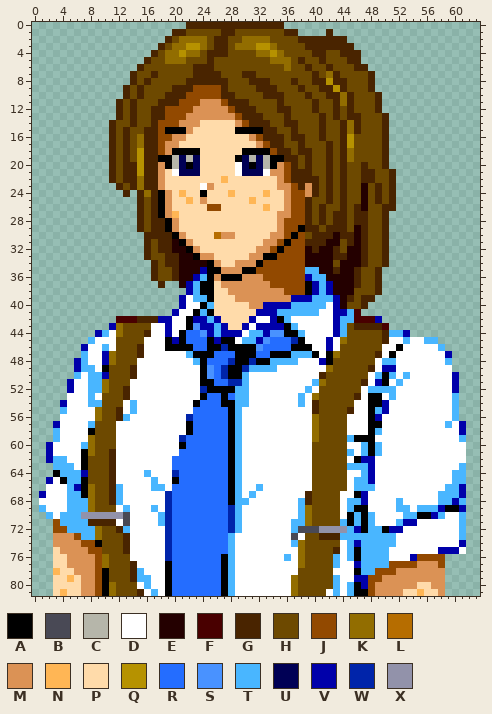
Pixel-art file, stored at src/testrom/res/_ignore/de_detective3_klein.aseprite. The first picture shows the starting point.
64x82 pixels, 1 frame.
Visible layers, top first: "Hoofd+Haar+Nek/Haar", "Hoofd+Haar+Nek/Hoofd", "Hoofd+Haar+Nek/Nek", "Bretels", "Stropdas", "Blouse/Bretelsvouwen_blouse blauw", "Blouse/Stropdasvouwen blauw", "Blouse/Blouse Blauw", "Lichaam".
Palette (. is transparent): A #000000  B #494955  C #b6b6aa  D #ffffff  E #240000  F #490000  G #492400  H #6d4900  J #924900  K #926d00  L #b66d00  M #db9255  N #ffb655  P #ffdbaa  Q #b69200  R #246dff  S #4992ff  T #49b6ff  U #000055  V #0000aa  W #0024aa  X #9292aa
Pixels before (only the part around the change), first column x 0:
24 .............G.GKGAMPNPPAPPPNPPPPNPPMJJMGHGHGHHEHGHG............
25 ...............GHGAMPPNPMPPPPPPNPPPPMJJGHHGHGHHEHGHG............
26 ...............GHGAMPPPPPJJPPPPPPNPPMJJGHGHHGHGEHHGG............
27 ...............GHGAMNPPPPPPPPPPPPPPMMJJGHGHGGHGGHHG.............
28 ...............GHGGAMPPPPPPPPPPPPPPMJJJGHGHGGHGGHHG.............
29 ...............GHGGAMPPPPPPPPPPPPPPMJJAGGHGGGHEGHHG.............
30 ................GGGGAMPPPPLMMPPPPPMMJAJHGGGEGGEGHHG.............
31 ................GHGGEAMPPPPPPPPPPMMJAJJGGGEEHGEGHHG.............
32 ................GHGGEEAMPPPPPPPPMMJAJJJEGEEGHEEGHHG.............
33 ................GHHGGEEAMMPPPPPMMAAJJJJEEEEGGEEGHHG.............
34 .................GHGGEEEEAMPPMMMAJJJJJJEEEEHEEEGHHG.............
35 .................GHHGEEEVAAMMMAAJJJJJJJTTEEGEEGHHG..............
36 .................GHHGEEVTAMAAAMMMJJJJJJVTTEEEEGHHG..............
37 ..................G..EVTAAPMMMMMMMJJJJJAVTVEEEGHHG..............
38 ......................VTAAPPMMMMMMMMJJJAVTVEEEHHHG..............
39 .....................VDTTAPPPMMMMMMMMVVVTTTVEGHGG...............
40 .....................VDDATPPPPPMMVVVVTTTTTDVEHHG................
41 ....................VDDATAPPPPPPVVVTTTTTTDDVVTF.................
42 ............FFFGGGVVDDAVVTVPPPPVDDVATDDDDDDVTTFFFV..............
43 ...........VKHHHHDDVDDASVVTVPPVDVVVVATDDDDDVTHGGGGF.............
44 .........VTDKHHHGDDVDARRSVTVVVDTTVSSAATDDDDVTHHHHHGTTV..........
45 ........TDDDHHHHDDDAVARRRAVAADTTVSRRRWADDDVDKHHHHHGDDTDDTT......
46 .......VDDTDHHHGDDDAAAARRAAWAAAASRRRRAAADDVDHHHHHHDDADDDDDT.....
47 .......TDDVKHHHGDDDDDDTAAARRRAAARRAAATTTADAKHHHHHGDADDDDDDDV....
48 ......VTDDVKHHHDDDDDDDDTARRRWAAWAATTTTDDDVAHHHHHHDTTDDDDDDDT....
49 ......VTTDAHHHGDDDDDDDDDASRWAAWTTTTDDDDDDDKHHHHHGDVVDDDDDDDD....
50 ......TDTTVHHHGDDDDDDDDDASRWAATDDDDDDDDDDGHHHHHHDTATDTDDDDDDV...
51 .....VDDTTKHHHDDDDDDDDDDAARRWWTDDDDDDDDDTKHHHHHGDVADTDDDDDDDV...
52 .....VDDTTKHHGDDDDDDDDDDWAAAATTDDDDDDDDTDHHHHHHDTTTTDDDDDDDDV...
53 .....DDDTDHHHGDDDDDDDDDDARRARTTDDDDDDDTDKHHHHHGDAADTDDDDDDDDT...
54 ....VDDDTTHHHDTDDDDDDDDARRRAATTDDDDDDDTDGHHHHHDDAAVDDDDDDDDDT...
55 ....TDDDDKHHGDTDDDDDDDDRRRRRATDDDDDDDDDDGHHHHGDDATVDDDDDDDDDT...
56 ....DDDDDKHHGTDDDDDDDDWRRRRRATDDDDDDDDDDKHHHHDDDAVDDDDDDDDDDT...
57 ...VDDDDTHHHDDDDDDDDDDARRRRRATDDDDDDDDDDKHHHHDDDAADDDDDDDDDTDV..
58 ...TDDDDAHHHDDDDDDDDDDARRRRRATDDDDDDDDDDKHHHHDDDATDDDDDDDDDDDV..
59 ...TDDDDKHHHDDDDDDDDDWRRRRRRATDDDDDDDDDDKHHHHTAAADDDDDDDDDDDDT..
60 ..VDDDDTKHHHDDDDDDDDDARRRRRRATDDDDDDDDDDHHHHHDDTATDDDDDDDDDDDD..
61 ..VDDDDAKHHGDDDDDDDDDRRRRRRRATDDDDDDDDDDHHHHHTDTATDDDDDDDDDDDD..
62 ..VTTDDAHHHGDDDDDDDDRRRRRRRRATDDDDDDDDDDHHHHHDAVVDDDDDDDDDDDDD..
63 ...TTTDAHHHGDDDDDDDDRRRRRRRRATDDDDDDDDDDHHHHHTTTVDDDDDDDDDDDDT..
64 ...ATTTVHHHGDDDDTDDDWRRRRRRRATDDDDDDDDDDHHHHHDDTVDDDDDDDDDDDTT..
65 ..VDATTAHHHGDDDDDTDDARRRRRRRATDDDDDDDDDDHHHHHDTTVDDDDDDDDDDDTT..
66 ..DDDTVAKHHGTDDDDTTDRRRRRRRRATDDTDDDDDDDHHHHHDTTTDDDDDDDDDDTTV..
67 .VDDDTTAKHHGTDDDDDDWRRRRRRRRATDTDDDDDDDGHHHHDDAVDDDDDDDDDDTTTV..
68 .DDDDTTTKHHGTDDDDDDWRRRRRRRRATTDDDDDDDTGHHHHDTTVDDDDTDDDDDTTVT..
69 .TDDDTTTKHHHDTDDDTDWRRRRRRRRWTDDDDDDDDTKHHHHDTAADDDDTTDTTTVAAV..
70 ..TDTTTXXXXXXBDDDDTWRRRRRRRRWTDDDDDDDDTKHHHHDATATDDDDTTAAVTDDT..
71 ...JTTTTGGGGDBDDDDTWRRRRRRRRWTDDDDDDDTTKHHHHTATATDDDTVVDDDDDDT..
72 ...JJTTTTKHHGTDDDDDWRRRRRRRRWTDDDDDDDTBBBXXXXTVATTAVVDDDDDDDDT..
73 ...MMMJTTKHHHGDDDDDWRRRRRRRRTDDDDDDDDBDHHGGGTTTTTTTTDDDDDDDDDT..
74 ...MMMMJJAHHHGDDDDDWRRRRRRRRTDDDDDDDDTKHHHHHDTVTTTTTDDDDDDDDDV..
75 ...PMMMMJJHHHGDDDDDWRRRRRRRRTDDDDDDDDDKHHHHGDTATTTTDDDDDDDVVVD..
76 ...PPMMMMJKHHHDDDDDWRRRRRRRATDDDDDDDTDKHHHHTDTATTTTDDDVJJJJ.....
77 ...PPMMMMJKHHHGDDDDARRRRRRRATDDDDDDDDDKHHHHTDDVTTTTJJJJMMMJ.....
78 ...NPPMMMJAHHHGTDDDARRRRRRRATDDDDDDDDDHHHHHDDDATTJJJMMMMMMM.....
79 ...PPNPMMJAHHHGTTDDARRRRRRRATDDDDDDDDKHHHHHTDDVVJJMMMMMMMMM.....
80 ...PPPPMMJAKHHHDTDDARRRRRRRATDDDDDDDDKHHHHHTDTAVJMMMMMMPPMM.....
81 ...PNPPMMJAKHHHGDTDARRRRRRRATDDDDDDDDKHHHHDTDTAAJMMMMPPNPPM.....
Once edited:
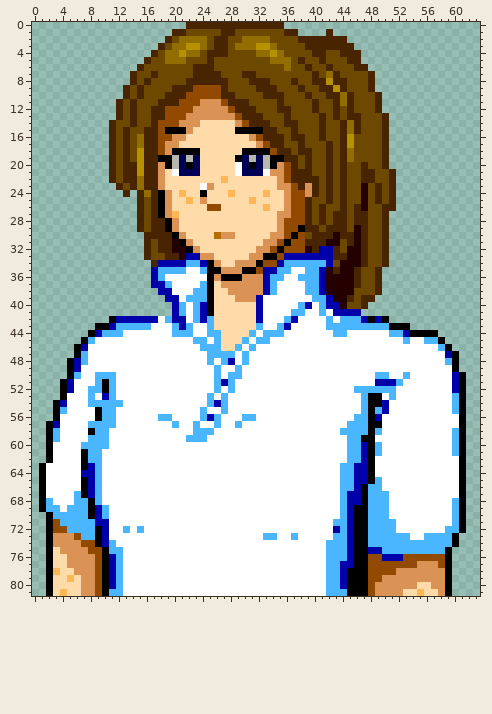
The exact change:
layer "Blouse/Polo Blauw" added
layer "Blouse/Blouse Blauw" now hidden
layer "Blouse/Stropdasvouwen blauw" now hidden
layer "Blouse/Bretelsvouwen_blouse blauw" now hidden
layer "Hoge kraag #1" added
layer "Stropdas" now hidden
layer "Bretels" now hidden
layer "Hoge kraag #2" added
Changed rows in their new state; - is an unchanged pixel.
first column x 1:
32 ----------------------------------------VV-------------------
33 ---------------------VV------------VVVVVVV-------------------
34 -----------------VVVVTTV----------VTTTTTTV-------------------
35 ----------------VTTTTDDT--------VVTTDD--V--------------------
36 ----------------VTDDDDDD--------VTTDDTT-V--------------------
37 ----------------VVTDDDDT--------VTDDDDTTVE-------------------
38 -----------------VVDDD-T--------VTDDDDTTVE-------------------
39 ------------------VVDT---------VDDDDDDD--VE------------------
40 -------------------VT-TVA-----PVDDDDD-VD-V-------------------
41 --------------------T-TV--------DDDD--DDT---VV---------------
42 ----------AVVVVVVDTVVDT--P----PV-DD-V----TD--TVA-A-----------
43 --------AA-TTTTT--DTVTDDTPP--PPTDDTVD----TT-TTTTTTAAA--------
44 -------A--TTDDDD--DTTTDDT-PPPP-DTTTDDD----T-DDDDDD---AAAA----
45 ------A----DDDD---DDDDTTDTPPP-DTTDDDDD---D-DDDDDDD-------A---
46 -----A---D-DDDD---DDDDDTTTPPTDTDDDDDDDD--D-DDDDDD--D------A--
47 -----A---DDDDDD------DDDTTTTDTDDDDDDDDDD-DDDDDDDD-D--------A-
48 ----A----DDDDD--------DDTDTVDTDDDDDDD---DDDDDDDD-DD--------A-
49 ----A-DD-DDDDD---------DDTDDTDDDDD-------DDDDDDD-DD--------A-
50 ----A--D-TTDDD---------DDTDTTD----------DDDDDDD--TD---------A
51 ---A---D-ATDD----------DDTVTDD---------DDDDDDDD--VV---------A
52 ---A-----ATDD----------DDTDTDD--------D-DDDDDTT-------------A
53 ---A-----VTDD----------DTDTDDD-------D-DDDDDDDT-------------A
54 --A------TTT-D--------DDTVTDDD-------D-DDDDDD-T-------------A
55 --A-----ATTD-D--------DTDDTDD----------DDDDDD-T-------------A
56 --A-----ATTDD----TT--DDTVTDDDTT--------DDDDD-TT------------DA
57 -A------TTT--------T-DTDDTDD-----------DDDDDTTT-----------D-A
58 -A------TTD----------DTTTDDDD----------DDDDTTTT------------TA
59 -A-----TTTD---------DTTTDDDDD----------DDDDD-T-------------TA
60 -A-----TTTD---------DDDDDDDDD----------DDDDDTTV------------TA
61 -A-----TTDD---------DDDDDDDDD----------DDDDD-TV------------TA
62 -ADD---TTDD--------DDDDDDDDDD----------DDDDDTT-A------------A
63 ADDDD--VTDD--------DDDDDDDDDD----------DDDDT-VVA------------A
64 ADDDDD-VTDD----D---DDDDDDDDDD----------DDDDTTVVA-----------DA
65 AD-DDD-VTDD-----D--DDDDDDDDDD----------DDDDTTVVAT----------DA
66 A---DD-VTDDD----DD-DDDDDDDDDD--D-------DDDDTTVA-T---------DDA
67 A---D--VTDDD------DDDDDDDDDDD-D-------DDDDDTVVATTT-------DDDA
68 AT--D--ATDDD------DDDDDDDDDDDD-------DDDDDDTVVATTT-D-----DDTA
69 ATT----AVTD-D---D-DDDDDDDDDDD--------DDDDDDTV--TTT-DD-DDDDDTA
70 -AT---TAVTDDD----DDDDDDDDDDDD--------DDDDDDTVA--TT--DDDDDD-TA
71 -A-----TVVD-D----DDDDDDDDDDDD-------DDDDDDT-VA--TTTDDD-----TA
72 -A------AVDD--T---DDDDDDDDDDD-------DDDDDDVTVA---TTD------TTA
73 -A------AVDDD-----DDDDDDDDDD----TT--T-DDDDT-VAA----TT--TTTTA.
74 -A-------VTDD-----DDDDDDDDDD--------DDDDDTTTVAA----TTTTTTTTA.
75 -A-------ATTD-----DDDDDDDDDD---------DDDDTTTV-AVV-TTTTTTTTA..
76 -A-------AVTD-----DDDDDDDDDD-------D-DDDDT-TV-AJJVVVJJ----A--
77 -A-------AVTDD----DDDDDDDDDD---------DDDDT-VVAAJJJ--------A--
78 -A--------VTDDD---DDDDDDDDDD---------DDDDTTVA-AJ----------A--
79 -A--------VTDDDD--DDDDDDDDDD--------DDDDDT-VAAA-----------A--
80 -A--------VTDD-D--DDDDDDDDDD--------DDDDDT-VA-A-----------A--
81 -A--------TTDDD-D-DDDDDDDDDD--------DDDDDT-TA-------------A--
